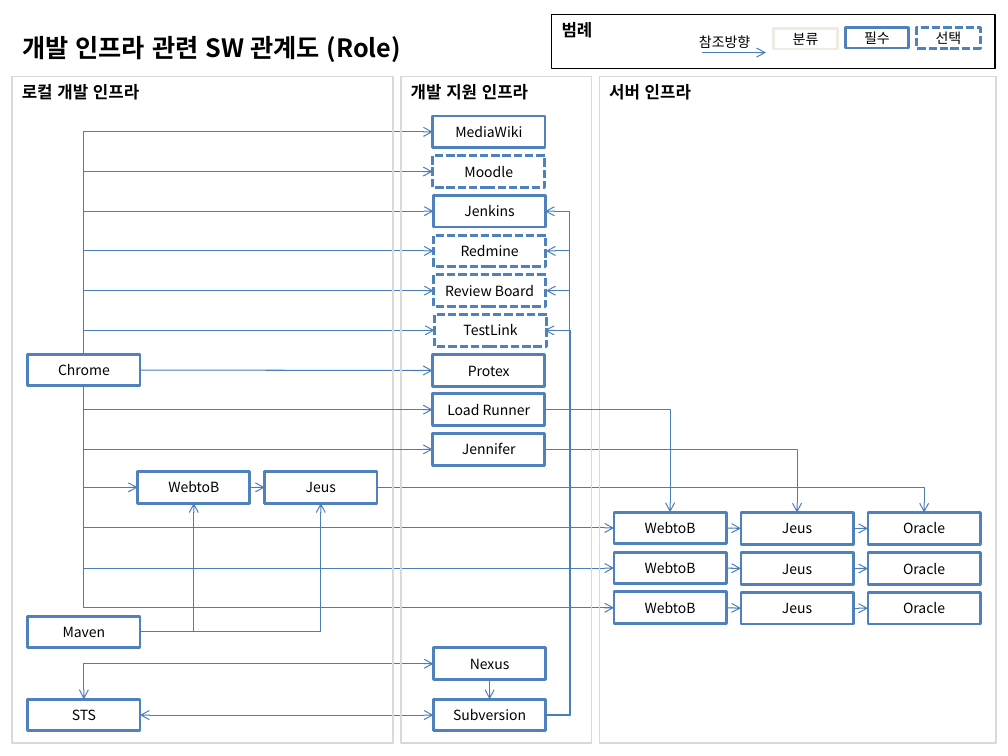
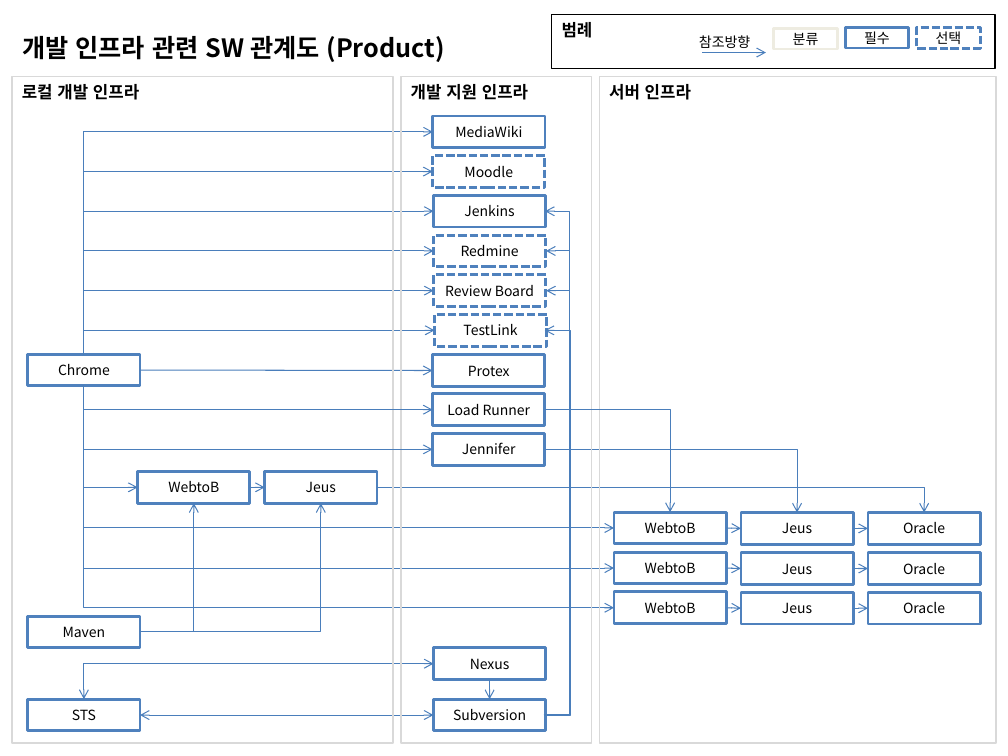
Before and after one commit to kwbaek/codelabor, a slide deck: slide 2 of documentation/0 architecture/dev-infra-sw-relation-diagram.pptx (slide 1 before the commit). Drawn at 1008x756 pixels with LibreOffice and Linux fonts; fonts in the diff are those of the drawing. Boxes give left, top, right and bottom in pixels: in the first picture for what was removed or moved away, otherwise in the second. Text is boxed around its words. In the diff, an @@ line names an element or a change of style, - is before the commit and + after.

```diff
--- a/documentation/0 architecture/dev-infra-sw-relation-diagram.pptx
+++ b/documentation/0 architecture/dev-infra-sw-relation-diagram.pptx
@@ text at [22,36,445,62]: text changed @@
-개발 인프라 관련 SW 관계도 (Role)
+개발 인프라 관련 SW 관계도 (Product)
```
Also in this commit, not shown: 1 other slide changed.
